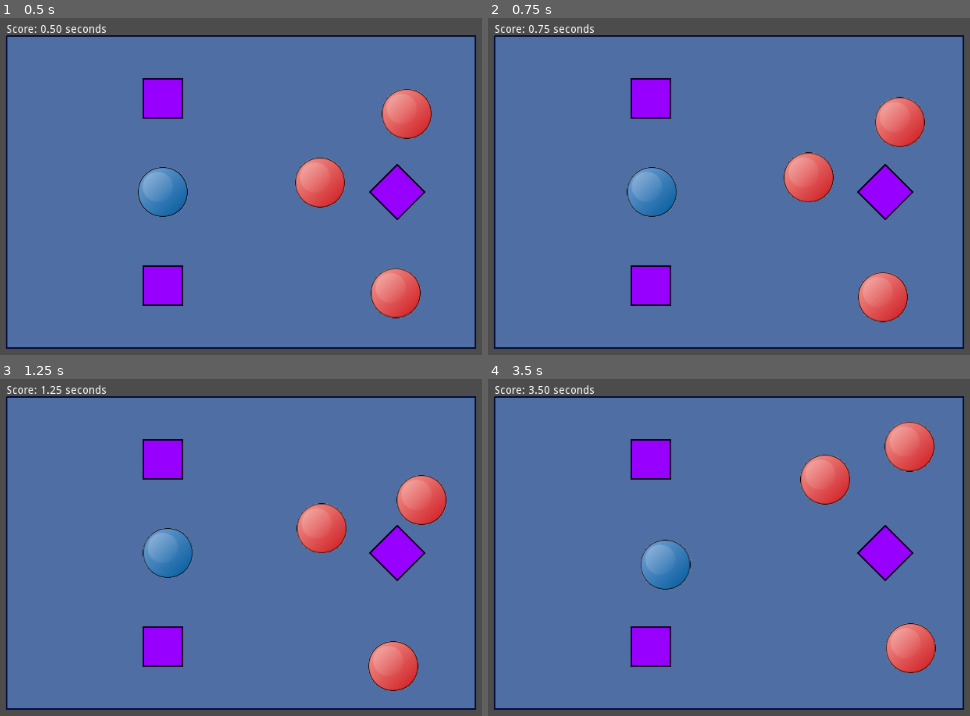
Above: before the commit, frames 1-4 (two rows, left to right).
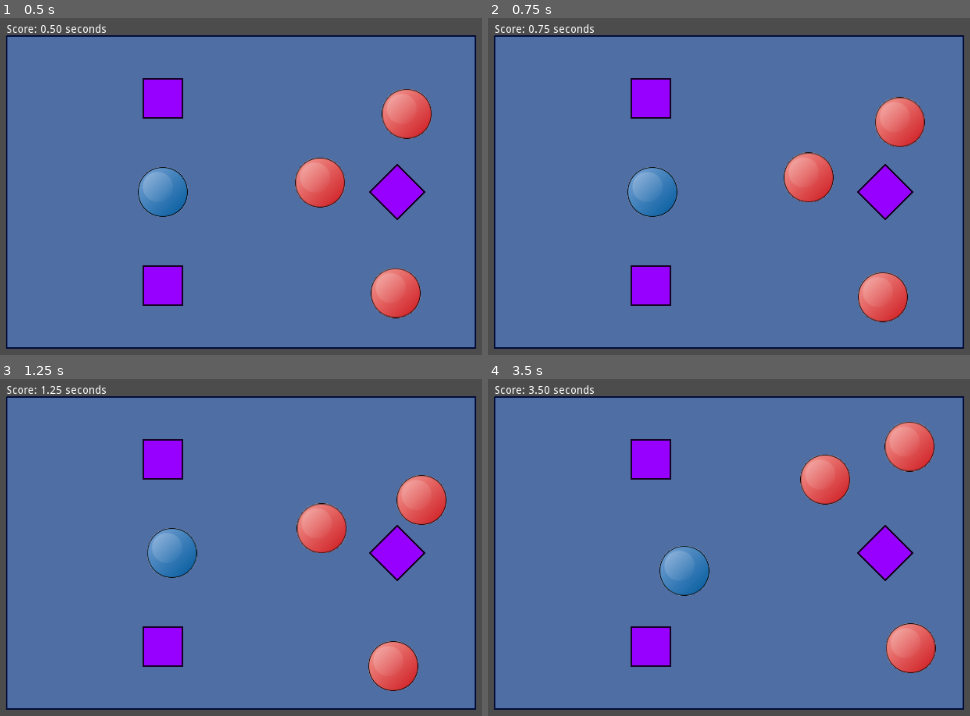
Above: after the commit, the same moments.

Repository: danieljohnson2/Bouncy
Game: Godot game, scene res://Bouncy.tscn
Same seed, same stepped clock (60 frames per second), same inputs: the game is played once before the commit and once after it.
Inputs:
- Up to frame 1 (0.5 s): no input
- Up to frame 2 (0.75 s): hold Right (ui_right) from 0.53 s (still down); hold Space (ui_stop) from 0.53 s (still down)
- Up to frame 3 (1.25 s): keep holding Right (ui_right); keep holding Space (ui_stop)
- Up to frame 4 (3.5 s): release Right (ui_right) at 1.28 s; release Space (ui_stop) at 1.28 s; hold Down (ui_down) 1.28-2.03 s; tap Space (ui_stop) at 1.35, 2.85 s; hold Right (ui_right) 2.03-2.78 s; hold Space (ui_stop) 2.03-2.78 s; hold Up (ui_up) from 2.78 s (still down)

Frame 1 is identical in both runs. In frame 2, less than 0.1% of the frame differs, in the area x 28-40%, y 44-59%; in frame 3, 0.4%; in frame 4, 1.7%, in the area x 31-47%, y 47-65%.

Commit message:
Improved stopping- pinned to prevent it from overshooting zero, accelaration is a little reduced

Diff:
--- a/Bouncy.tscn
+++ b/Bouncy.tscn
@@ -138,6 +138,7 @@
 script = ExtResource( 4 )
 _sections_unfolded = [ "Angular", "Linear", "Offset", "Pickable", "Transform", "Visibility" ]
 acceleration = 200
+stop_acceleration = 10
 speed_factor = 3.0
 die_player_path = NodePath("Sprite/AnimationPlayer")
 
--- a/Player.gd
+++ b/Player.gd
@@ -1,6 +1,7 @@
 extends RigidBody2D
 
 export var acceleration = 200
+export var stop_acceleration = 10
 export var speed_factor = 3.0
 
 export (NodePath) var die_player_path
@@ -31,6 +32,18 @@
 	if Input.is_action_pressed("ui_fast"): movement *= speed_factor
 	return movement
 
+# This return vector, but limits the size of it so
+# that it won't reverse the sign of 'limit' if added
+# to it. This prevents our stopping-impulse from
+# ever overshooting a true stop, even if ramerates
+# are awful.
+func pin_by_sign(vector, limit):
+	var x = min(abs(vector.x), abs(limit.x))
+	var y = min(abs(vector.y), abs(limit.y))
+	x *= sign(vector.x)
+	y *= sign(vector.y)
+	return Vector2(x,y)
+
 func _process(delta):
 	# Quit, Restart
 	if Input.is_action_pressed("ui_quit"):
@@ -41,8 +54,9 @@
 
 	# Stop is not instantaneous, but it slows you down fast
 	if Input.is_action_pressed("ui_stop"):
-		var stopage = -self.linear_velocity
-		self.apply_impulse(Vector2(0,0), stopage * 20 * delta)
+		var stopage = -self.linear_velocity * stop_acceleration * delta
+		var limited = pin_by_sign(stopage, self.linear_velocity)
+		self.apply_impulse(Vector2(0,0), limited)
 
 	var movement = get_input_direction()
 
